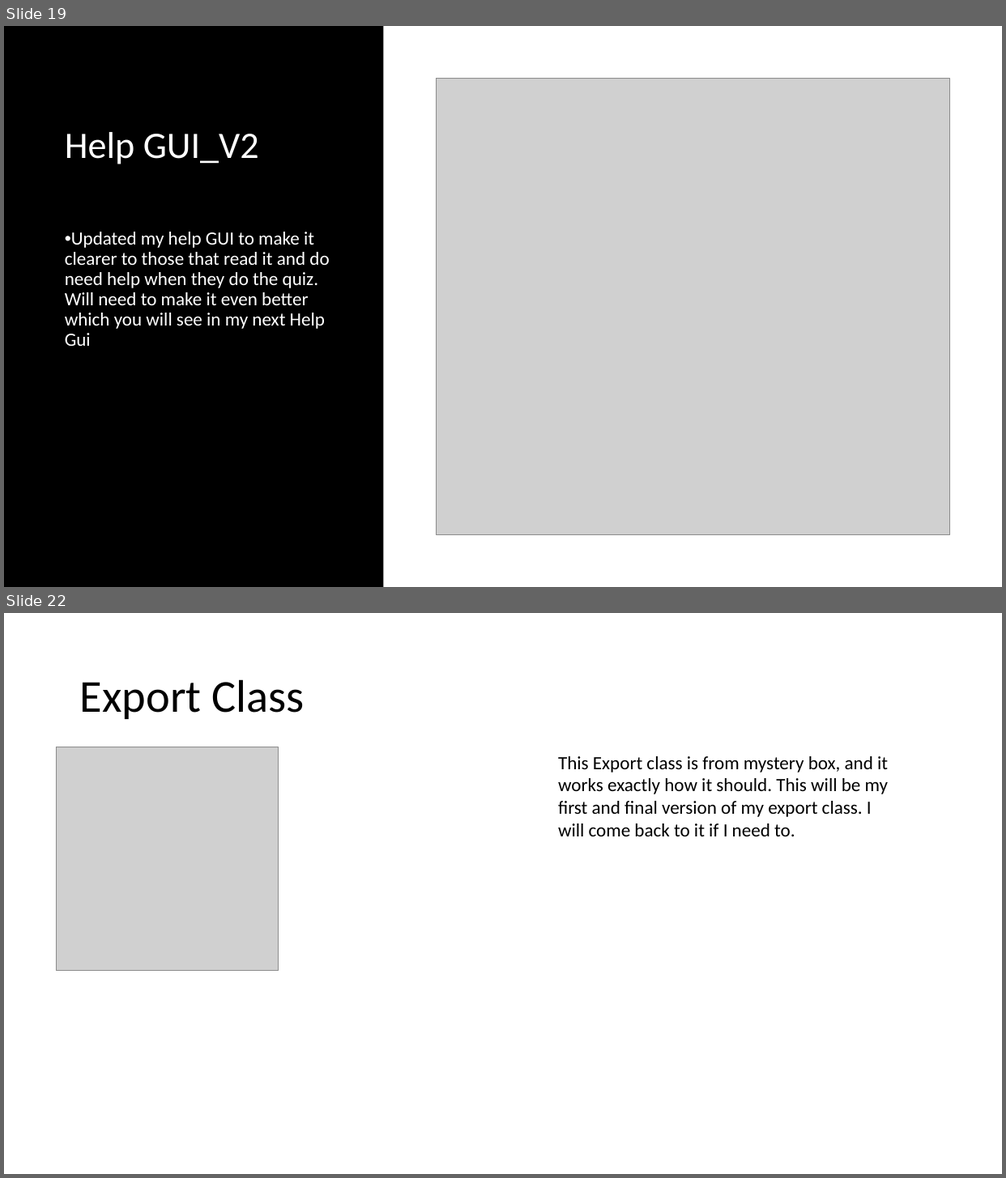
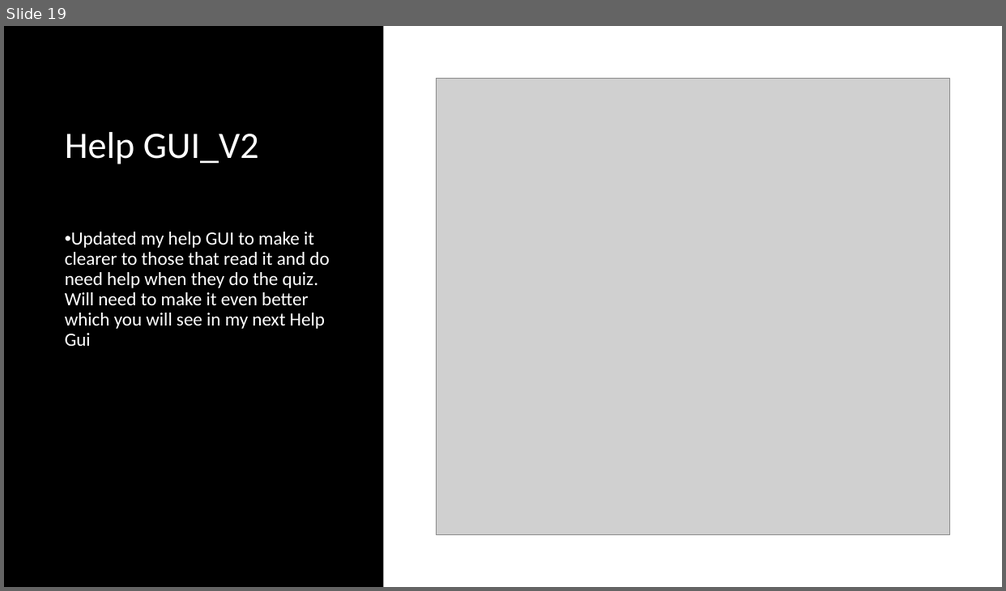
Before and after one commit to morrisj70800/01_Assesment, a slide deck: Programming Assesment.pptx. Shown one above the other, each under a label of ours: slides 19 and 22 before the commit, slide 19 after it; the slides between them are not shown. The pictures are 1006x1178 and 1006x591 pixels, drawn with LibreOffice and Linux fonts; fonts in the diff are those of the drawing; grey boxes stand for pictures. Boxes give left, top, right and bottom in pixels: in the first picture for what was removed or moved away, otherwise in the second. Text is boxed around its words. In the diff, an @@ line names an element or a change of style, - is before the commit and + after.

```diff
--- a/Programming Assesment.pptx
+++ b/Programming Assesment.pptx
@@ slide 22 removed at [4, 613, 1002, 1174], background #FFFFFF @@
@@ title removed at [80, 679, 305, 719] @@
-Export Class
@@ picture removed at [57, 747, 279, 971] @@
@@ text removed at [558, 756, 888, 837] @@
-This Export class is from mystery box, and it works exactly how it should. This will be my first and final version of my export class. I will come back to it if I need to.
```
Also in this commit, not shown: 5 slides changed, 1 other file.
